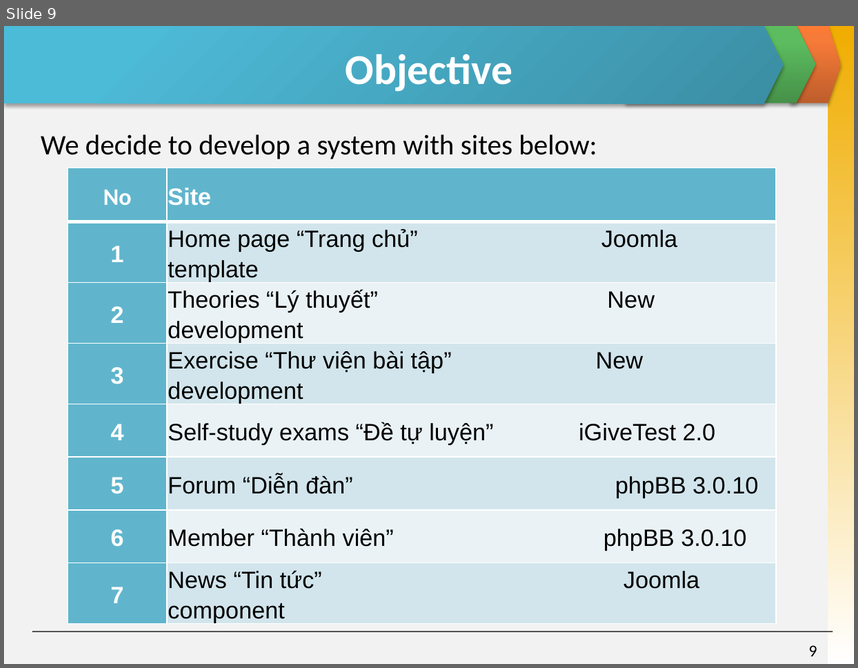
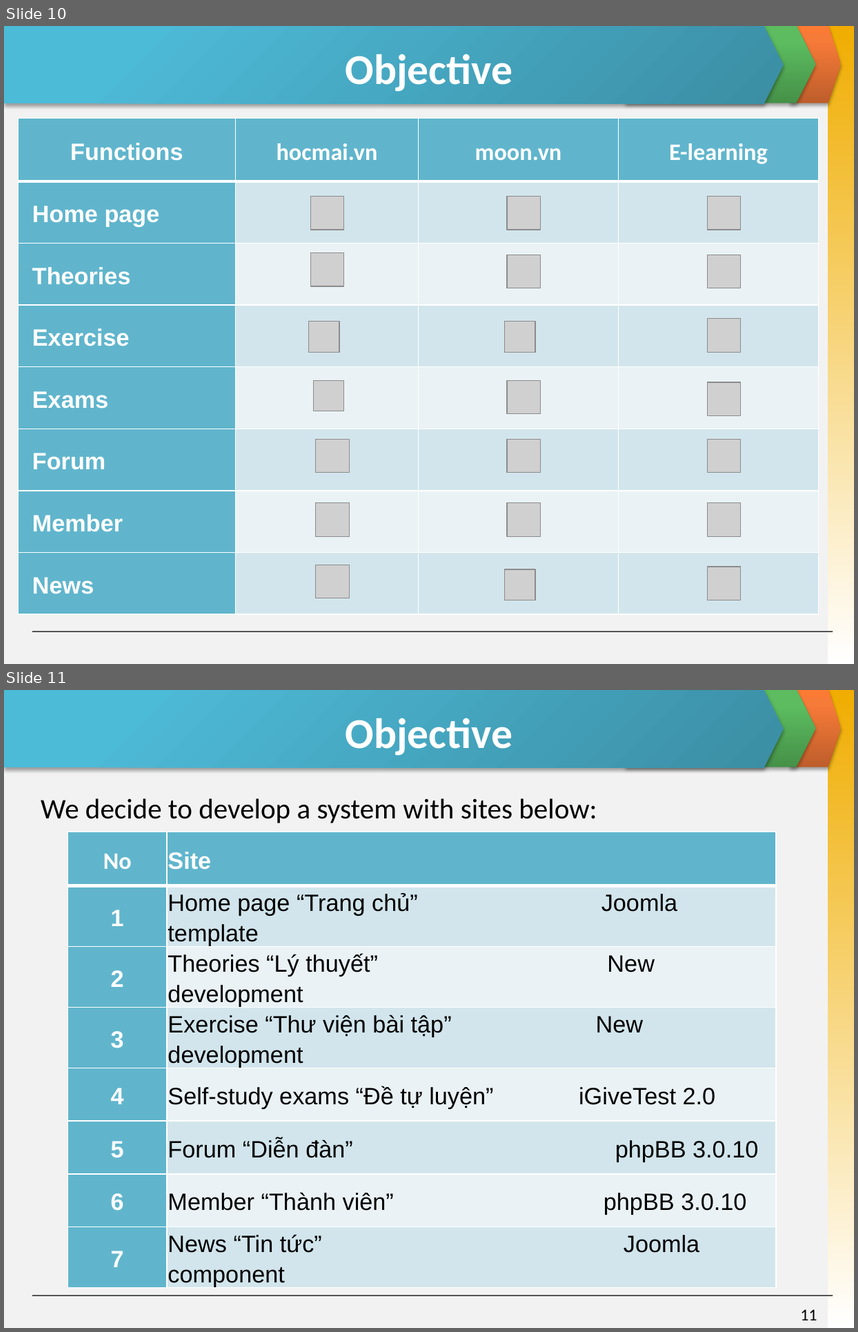
Before and after one commit to invisibleghost/e-learning-website, a slide deck: Document/Final report/Slide Present E-Learning.pptx. Shown one above the other, each under a label of ours: slide 9 before the commit, slides 10 and 11 after it. The pictures are 858x668 and 858x1332 pixels, drawn with LibreOffice and Linux fonts; fonts in the diff are those of the drawing; grey boxes stand for pictures. Boxes give left, top, right and bottom in pixels: in the first picture for what was removed or moved away, otherwise in the second. Text is boxed around its words. In the diff, an @@ line names an element or a change of style, - is before the commit and + after.

```diff
--- a/Document/Final report/Slide Present E-Learning.pptx
+++ b/Document/Final report/Slide Present E-Learning.pptx
@@ slide 10 added at [4, 26, 854, 664], background #F2F2F2; not listed: 5 template elements that a slide beside it also shows @@
@@ title added at [346, 54, 513, 92], 36 pt, text #FFFFFF, bold @@
+Objective
@@ table added at [18, 118, 818, 613], 8 rows, 4 columns @@
+Functions | hocmai.vn | moon.vn | E-learning
+Home page |  |  | 
+Theories |  |  | 
+Exercise |  |  | 
+Exams |  |  | 
+Forum |  |  | 
+Member |  |  | 
+News |  |  | 
@@ picture added at [311, 196, 344, 229] @@
@@ picture added at [507, 196, 540, 229] @@
@@ picture added at [707, 196, 740, 229] @@
@@ picture added at [311, 253, 344, 286] @@
@@ picture added at [507, 254, 540, 288] @@
@@ picture added at [707, 254, 740, 288] @@
@@ picture added at [308, 321, 339, 352] @@
@@ picture added at [505, 321, 535, 352] @@
@@ picture added at [707, 319, 740, 352] @@
@@ picture added at [313, 381, 344, 411] @@
@@ picture added at [507, 381, 540, 414] @@
@@ picture added at [707, 382, 740, 415] @@
@@ picture added at [316, 439, 349, 472] @@
@@ picture added at [507, 439, 540, 472] @@
@@ picture added at [707, 439, 740, 472] @@
@@ picture added at [316, 503, 349, 536] @@
@@ picture added at [507, 503, 540, 536] @@
@@ picture added at [707, 503, 740, 536] @@
@@ picture added at [316, 564, 349, 597] @@
@@ picture added at [505, 569, 535, 600] @@
@@ picture added at [707, 567, 740, 600] @@
@@ what was slide 9 is now slide 11 @@
@@ page number at [800, 1309, 817, 1320]: text changed @@
-9
+11
```
Also in this commit, not shown: 3 slides changed, 1 other slide added.
